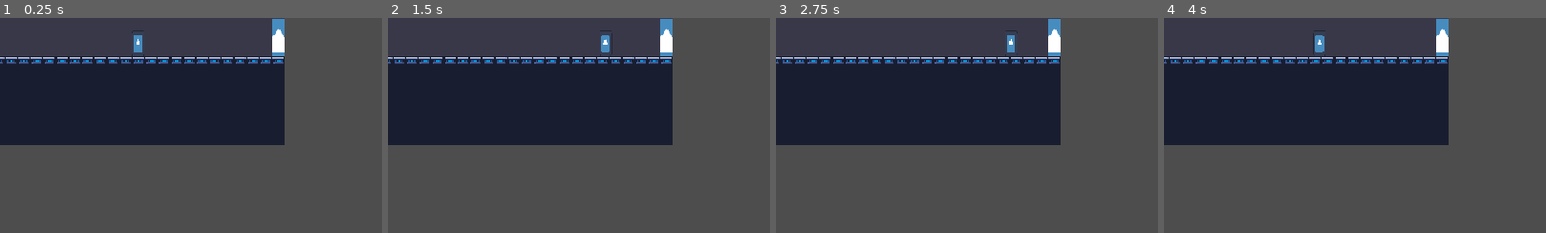
Above: before the commit, frames 1-4 (left to right).
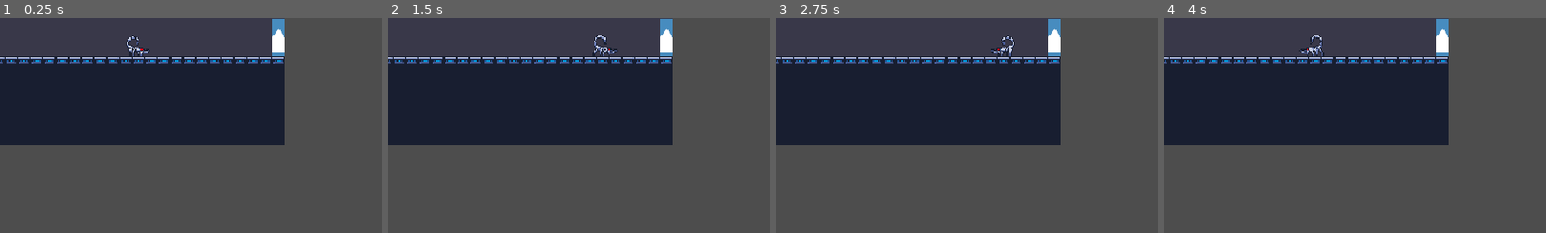
Above: after the commit, the same moments.

Repository: ygda-org/revolver
Game: Godot game, scene res://levels/finalized_levels/arena.tscn
Two runs of this game, one before a commit and one after it. Both use one fixed random seed, a clock stepped at 60 frames per second and the inputs below. This scene is started directly instead of the project's main scene. The engine's default icon, where the game draws it, is replaced by a stand-in: a white triangle on a blue panel in a dark square. Sound files missing from this copy of the repository are replaced by a short silence.
Inputs (mouse positions are % of the whole screen's width and height, from its top left):
- Up to frame 1 (0.25 s): no input
- Up to frame 2 (1.5 s): tap Enter (ui_accept) at 0.5 s; move the mouse to (45, 70) at 0.52 s; hold S (drop) 0.53-1.28 s; hold D (right) from 0.53 s (still down); tap Space (jump) at 0.77 s; move the mouse to (80, 65) at 1.27 s; click (80, 65) at 1.35 s
- Up to frame 3 (2.75 s): tap Space (jump) at 1.52 s; move the mouse to (20, 35) at 2.02 s; release D (right) at 2.03 s; hold A (left) from 2.03 s (still down); hold S (drop) from 2.03 s (still down)
- Up to frame 4 (4 s): keep holding A (left); tap Enter (ui_accept) at 2.75, 3.5 s; move the mouse to (55, 50) at 2.77 s; release S (drop) at 2.78 s; click (55, 50) at 2.85 s; tap Space (jump) at 3.02, 3.77 s; move the mouse to (35, 25) at 3.52 s; hold S (drop) from 3.53 s (still down)
The pictures show only the part of the screen within x 4-54%, y 0-50%; the shares and areas given below are measured in that part.

The runs differ from the first frame. In frame 1, 0.4% of the frame differs, in the area x 33-40%, y 8-18%; in frame 2, 0.4%; in frame 3, 0.3%; in frame 4, 0.4%.
Error in both runs: Invalid access to property or key 'global_position' on a base object of type 'Nil'. (res://enemies/trishot/trishot.gd:15)

Commit message:
scorpy boi

Diff:
--- a/enemies/dash_enemy/dash_enemy.gd
+++ b/enemies/dash_enemy/dash_enemy.gd
@@ -16,7 +16,10 @@
 	velocity.x = direction * speed
 	if $RaycastPivot/PlayerDetector.is_colliding():
 		velocity.x *= 2
-
+	if velocity.x > 0:
+		$Anim.flip_h = true
+	elif velocity.x < 0:
+		$Anim.flip_h = false
 	for i in range(get_slide_collision_count()):
 		var col = get_slide_collision(i).get_collider()
 		if col is Player:
--- a/enemies/dash_enemy/dash_enemy.tscn
+++ b/enemies/dash_enemy/dash_enemy.tscn
@@ -1,22 +1,70 @@
 [gd_scene format=3 uid="uid://dbj21rwlxkyql"]
 
 [ext_resource type="Script" uid="uid://bh8exyhorpbtd" path="res://enemies/dash_enemy/dash_enemy.gd" id="1_5gxxa"]
-[ext_resource type="Texture2D" uid="uid://dlbb2kg1nkspe" path="res://assets/icon.svg" id="1_sesbg"]
+[ext_resource type="Texture2D" uid="uid://bpku74iw63wwo" path="res://assets/enemies/dash/scorpion.png" id="2_5gxxa"]
 [ext_resource type="PackedScene" uid="uid://d3jnp7vef3gti" path="res://enemies/enemy_component.tscn" id="2_mbm62"]
 
+[sub_resource type="AtlasTexture" id="AtlasTexture_nkw6e"]
+atlas = ExtResource("2_5gxxa")
+region = Rect2(0, 0, 32, 32)
+
+[sub_resource type="AtlasTexture" id="AtlasTexture_lt5em"]
+atlas = ExtResource("2_5gxxa")
+region = Rect2(32, 0, 32, 32)
+
+[sub_resource type="AtlasTexture" id="AtlasTexture_utod7"]
+atlas = ExtResource("2_5gxxa")
+region = Rect2(64, 0, 32, 32)
+
+[sub_resource type="AtlasTexture" id="AtlasTexture_vcx1q"]
+atlas = ExtResource("2_5gxxa")
+region = Rect2(96, 0, 32, 32)
+
+[sub_resource type="AtlasTexture" id="AtlasTexture_1r3if"]
+atlas = ExtResource("2_5gxxa")
+region = Rect2(128, 0, 32, 32)
+
+[sub_resource type="SpriteFrames" id="SpriteFrames_mbm62"]
+animations = [{
+"frames": [{
+"duration": 1.0,
+"texture": SubResource("AtlasTexture_nkw6e")
+}, {
+"duration": 1.0,
+"texture": SubResource("AtlasTexture_lt5em")
+}, {
+"duration": 1.0,
+"texture": SubResource("AtlasTexture_utod7")
+}, {
+"duration": 1.0,
+"texture": SubResource("AtlasTexture_vcx1q")
+}, {
+"duration": 1.0,
+"texture": SubResource("AtlasTexture_1r3if")
+}],
+"loop": 1,
+"name": &"default",
+"speed": 10.0
+}]
+
 [sub_resource type="RectangleShape2D" id="RectangleShape2D_sesbg"]
-size = Vector2(16, 32)
+size = Vector2(27, 9)
+
+[sub_resource type="RectangleShape2D" id="RectangleShape2D_5gxxa"]
+size = Vector2(14, 12)
 
 [node name="DashEnemy" type="CharacterBody2D" unique_id=566794320]
 collision_layer = 3
 collision_mask = 39
 script = ExtResource("1_5gxxa")
 
-[node name="Sprite2D" type="Sprite2D" parent="." unique_id=504976120]
-scale = Vector2(0.125, 0.25)
-texture = ExtResource("1_sesbg")
+[node name="Anim" type="AnimatedSprite2D" parent="." unique_id=365090220]
+sprite_frames = SubResource("SpriteFrames_mbm62")
+autoplay = "default"
+frame_progress = 0.9982028
 
 [node name="CollisionShape2D" type="CollisionShape2D" parent="." unique_id=1821245678]
+position = Vector2(-0.5, 11.5)
 shape = SubResource("RectangleShape2D_sesbg")
 
 [node name="EnemyComponent" parent="." unique_id=920270805 instance=ExtResource("2_mbm62")]
@@ -31,5 +79,10 @@
 collision_mask = 33
 
 [node name="PlayerDetector" type="RayCast2D" parent="RaycastPivot" unique_id=1610823434]
+position = Vector2(0, 9)
 target_position = Vector2(150, 0)
 collision_mask = 4
+
+[node name="CollisionShape2D2" type="CollisionShape2D" parent="." unique_id=1900050380]
+position = Vector2(6, 1)
+shape = SubResource("RectangleShape2D_5gxxa")
Binary file added: assets/enemies/dash/scorpion.png
Not shown, added: assets/enemies/dash/scorpion.png.import
